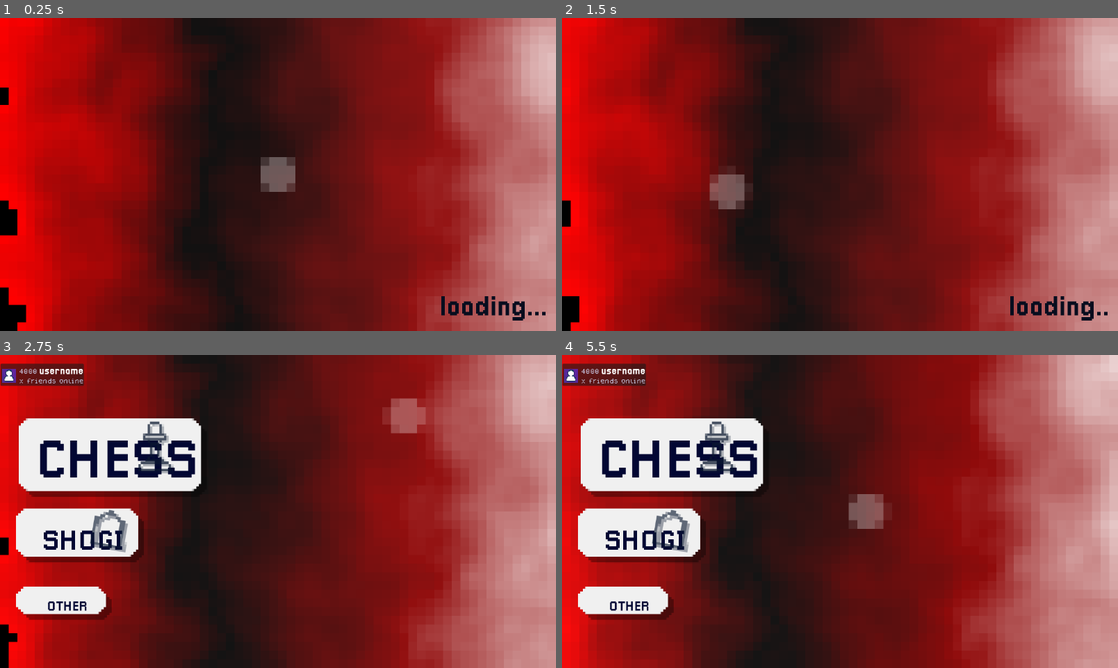
Above: before the commit, frames 1-4 (two rows, left to right).
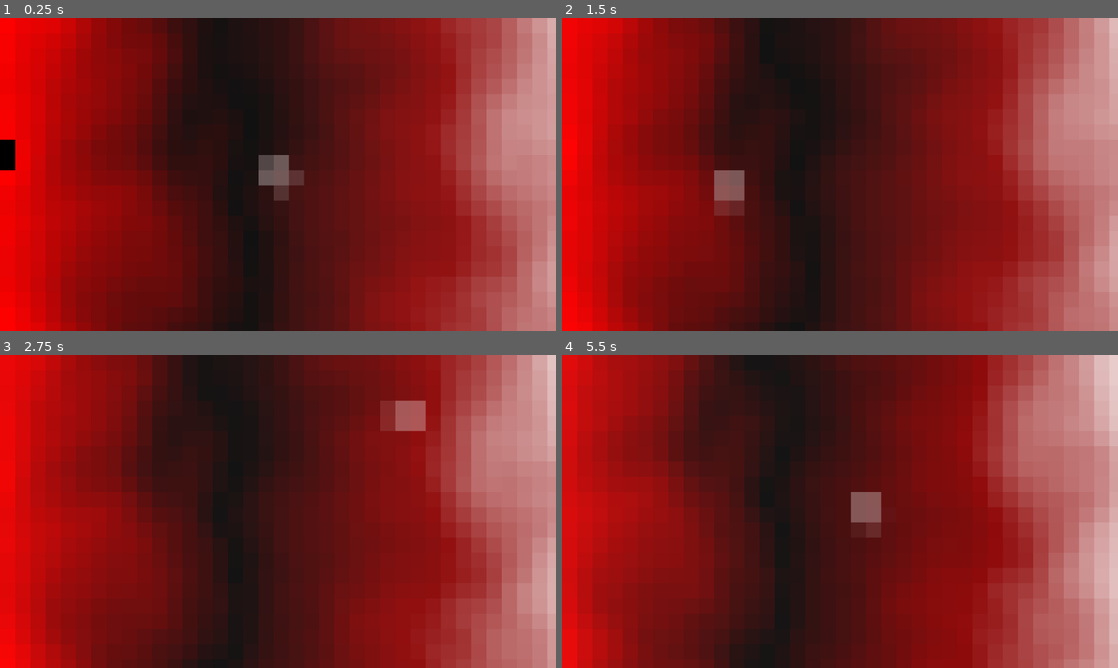
Above: after the commit, the same moments.

Repository: vanillyn/vanilla-chess
Game: Godot game, scene res://Main.tscn
Two runs of this game, one before a commit and one after it. Both use one fixed random seed, a clock stepped at 60 frames per second and the inputs below.
Inputs (mouse positions are in pixels of both pictures, inside the frame that each line leads up to):
- Up to frame 1 (0.25 s): no input
- Up to frame 2 (1.5 s): tap Enter at 0.5 s; move the mouse to (962, 158) at 0.52 s; click (962, 158) at 0.67 s; move the mouse to (728, 190) at 1.27 s; click (728, 190) at 1.42 s
- Up to frame 3 (2.75 s): move the mouse to (405, 414) at 2.02 s; click (405, 414) at 2.17 s
- Up to frame 4 (5.5 s): move the mouse to (673, 455) at 2.77 s; click (673, 455) at 2.92 s; tap Space at 3.5, 5 s; move the mouse to (639, 533) at 3.52 s; click (639, 533) at 3.67 s; tap Enter at 4.25 s; move the mouse to (623, 599) at 4.27 s; click (623, 599) at 4.42 s; move the mouse to (867, 511) at 5.02 s; click (867, 511) at 5.17 s

The runs differ from the first frame. In frame 1, 20% of the frame differs, in the area x 0-100%, y 0-100%; in frame 2, 20%; in frame 3, 30%; in frame 4, 31%.
Error in both runs: Invalid type in function 'draw_string' in base 'Control (AnimatedBackground)'. Cannot convert argument 7 from bool to Color. (res://ui/elements/background.gd:1…

Commit message:
add .github and roadmap picture

Diff:
--- a/Main.tscn
+++ b/Main.tscn
@@ -31,9 +31,9 @@
 offset_right = 40.0
 offset_bottom = 40.0
 script = ExtResource("2_r0du0")
-default_gradient_colors = [Color(0, 0, 0, 1), Color(0, 0, 0, 1), Color(0, 0, 0, 1)]
+default_gradient_colors = [Color(0.82, 0, 0, 1), Color(0.372443, 0.367212, 1, 1), Color(0.291917, 0.423607, 0.93507, 1)]
 animation_speed = 0.01
-pixel_size = 20
+pixel_size = 35
 noise_intensity = 0.115
 transition_duration = 0.97
 metadata/_custom_type_script = "uid://1ccsf63qfltw"
--- a/ui/loading/loading.gd
+++ b/ui/loading/loading.gd
@@ -51,7 +51,8 @@
 	loading_complete.emit()
 
 func load_all_scenes():
-	scene_manager._load_game()
+	#scene_manager._load_game()
+
 	await get_tree().process_frame
 
 	print("All scenes loaded!")
--- a/ui/loading/loading.tscn
+++ b/ui/loading/loading.tscn
@@ -18,6 +18,7 @@
 script = ExtResource("1_is4br")
 
 [node name="LoadingLabel" type="Label" parent="."]
+visible = false
 layout_mode = 1
 anchors_preset = 3
 anchor_left = 1.0
Not shown, added: .github/wiki/v1-road.png
